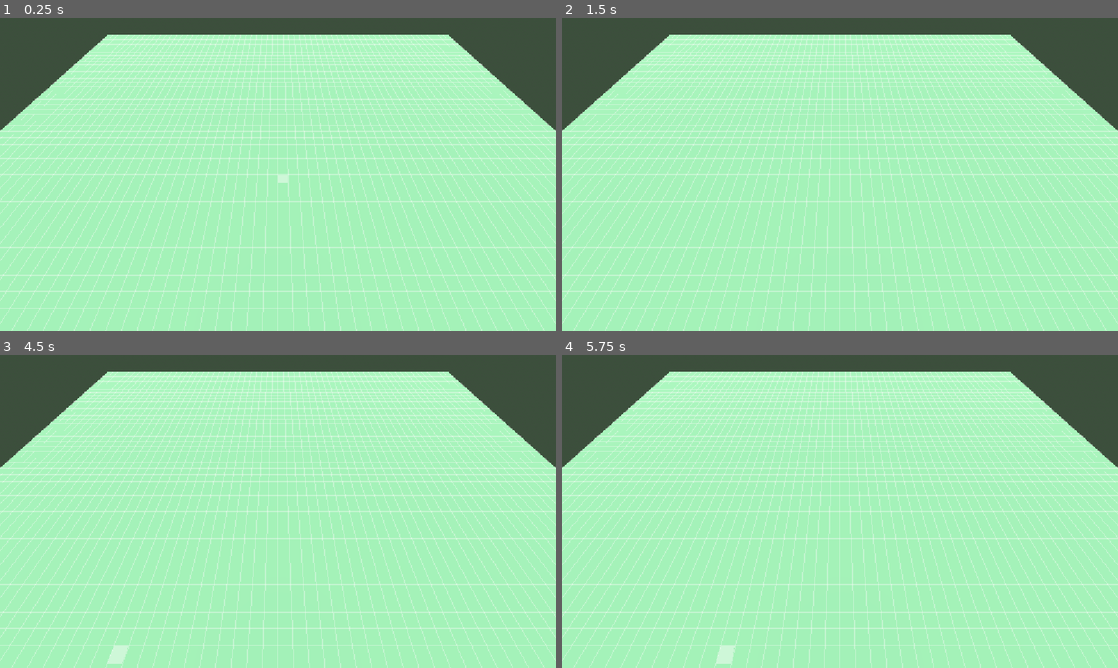
Above: before the commit, frames 1-4 (two rows, left to right).
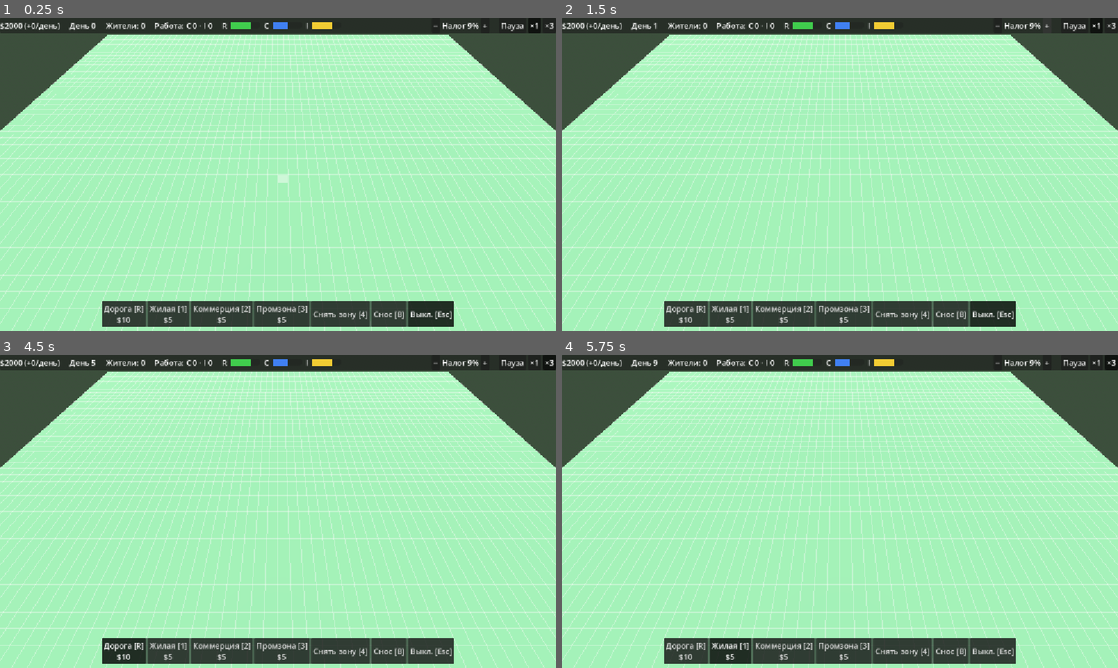
Above: after the commit, the same moments.

Repository: OmakJack/mygame
Game: Godot game, scene res://scenes/main.tscn
The game is run twice, just before and just after one commit, with the same random seed, the same clock (stepped at 60 frames per second) and the same inputs.
Inputs (mouse positions are in pixels of both pictures, inside the frame that each line leads up to):
- Up to frame 1 (0.25 s): no input
- Up to frame 2 (1.5 s): click (995, 24) at 0.5 s, where only the run after the commit has a clickable "−"; click (1045, 24) at 1.25 s, where only the run after the commit has a clickable "+"
- Up to frame 3 (4.5 s): click (511, 361) at 2 s, where only the run after the commit has a clickable "Пауза"; click (533, 361) at 2.75 s, where only the run after the commit has a clickable "×1"; click (550, 361) at 3.5 s, where only the run after the commit has a clickable "×3"; click (122, 652) at 4.25 s, where only the run after the commit has a clickable "Дорога [R] $10"
- Up to frame 4 (5.75 s): click (728, 652) at 5 s, where only the run after the commit has a clickable "Жилая [1] $5"

The runs differ from the first frame. In frame 1, 9.9% of the frame differs, in the area x 0-100%, y 0-99%; in frame 2, 9.9%; in frame 3, 9.9%; in frame 4, 9.9%.

Commit message:
Фаза 5: экономика и интерфейс — MVP готов
Co-Authored-By: Claude Opus 5.5 <noreply@anthropic.com>

Diff:
--- a/scenes/main.tscn
+++ b/scenes/main.tscn
@@ -10,6 +10,7 @@
 [ext_resource type="Script" path="res://scripts/grid/zone_visualizer.gd" id="8_zones"]
 [ext_resource type="Script" path="res://scripts/grid/building_visualizer.gd" id="9_buildings"]
 [ext_resource type="Script" path="res://scripts/simulation/simulation.gd" id="10_sim"]
+[ext_resource type="PackedScene" path="res://scenes/ui/hud.tscn" id="11_hud"]
 
 [sub_resource type="ProceduralSkyMaterial" id="sky_mat"]
 sky_top_color = Color(0.35, 0.55, 0.85, 1)
@@ -78,3 +79,5 @@
 
 [node name="Simulation" type="Node" parent="."]
 script = ExtResource("10_sim")
+
+[node name="HUD" parent="." instance=ExtResource("11_hud")]
--- /dev/null
+++ b/scenes/ui/hud.tscn
@@ -0,0 +1,90 @@
+[gd_scene load_steps=2 format=3]
+
+[ext_resource type="Script" path="res://scripts/ui/hud.gd" id="1_hud"]
+
+[node name="HUD" type="CanvasLayer"]
+script = ExtResource("1_hud")
+
+[node name="Root" type="Control" parent="."]
+layout_mode = 3
+anchors_preset = 15
+anchor_right = 1.0
+anchor_bottom = 1.0
+grow_horizontal = 2
+grow_vertical = 2
+mouse_filter = 2
+
+[node name="TopBar" type="PanelContainer" parent="Root"]
+layout_mode = 1
+anchors_preset = 10
+anchor_right = 1.0
+grow_horizontal = 2
+
+[node name="Row" type="HBoxContainer" parent="Root/TopBar"]
+layout_mode = 2
+theme_override_constants/separation = 20
+
+[node name="MoneyLabel" type="Label" parent="Root/TopBar/Row"]
+unique_name_in_owner = true
+layout_mode = 2
+
+[node name="DayLabel" type="Label" parent="Root/TopBar/Row"]
+unique_name_in_owner = true
+layout_mode = 2
+
+[node name="PopLabel" type="Label" parent="Root/TopBar/Row"]
+unique_name_in_owner = true
+layout_mode = 2
+
+[node name="JobsLabel" type="Label" parent="Root/TopBar/Row"]
+unique_name_in_owner = true
+layout_mode = 2
+
+[node name="Demand" type="HBoxContainer" parent="Root/TopBar/Row"]
+unique_name_in_owner = true
+layout_mode = 2
+theme_override_constants/separation = 8
+
+[node name="Spacer" type="Control" parent="Root/TopBar/Row"]
+layout_mode = 2
+size_flags_horizontal = 3
+mouse_filter = 2
+
+[node name="Tax" type="HBoxContainer" parent="Root/TopBar/Row"]
+layout_mode = 2
+
+[node name="TaxDown" type="Button" parent="Root/TopBar/Row/Tax"]
+unique_name_in_owner = true
+layout_mode = 2
+focus_mode = 0
+text = "−"
+
+[node name="TaxLabel" type="Label" parent="Root/TopBar/Row/Tax"]
+unique_name_in_owner = true
+layout_mode = 2
+
+[node name="TaxUp" type="Button" parent="Root/TopBar/Row/Tax"]
+unique_name_in_owner = true
+layout_mode = 2
+focus_mode = 0
+text = "+"
+
+[node name="Speed" type="HBoxContainer" parent="Root/TopBar/Row"]
+unique_name_in_owner = true
+layout_mode = 2
+
+[node name="Toolbar" type="PanelContainer" parent="Root"]
+layout_mode = 1
+anchors_preset = 7
+anchor_left = 0.5
+anchor_top = 1.0
+anchor_right = 0.5
+anchor_bottom = 1.0
+offset_top = -8.0
+offset_bottom = -8.0
+grow_horizontal = 2
+grow_vertical = 0
+
+[node name="Tools" type="HBoxContainer" parent="Root/Toolbar"]
+unique_name_in_owner = true
+layout_mode = 2
--- a/scripts/autoload/events.gd
+++ b/scripts/autoload/events.gd
@@ -14,6 +14,22 @@
 @warning_ignore("unused_signal")
 signal sim_tick()
 
-## После тика в GameState обновлены население, рабочие места и спрос.
+## В GameState обновлены деньги, население, рабочие места и спрос (после тика или изменений вне тика).
 @warning_ignore("unused_signal")
 signal stats_changed()
+
+## UI просит сменить инструмент (BuildTool.Mode).
+@warning_ignore("unused_signal")
+signal tool_requested(mode: int)
+
+## Инструмент сменил режим (от кнопки или клавиши).
+@warning_ignore("unused_signal")
+signal tool_mode_changed(mode: int)
+
+## SimClock сменил скорость (0 — пауза).
+@warning_ignore("unused_signal")
+signal speed_changed(speed: int)
+
+## UI просит сменить налог, %. Границы проверяет simulation.gd.
+@warning_ignore("unused_signal")
+signal tax_rate_requested(rate: int)
--- a/scripts/autoload/game_state.gd
+++ b/scripts/autoload/game_state.gd
@@ -1,10 +1,14 @@
 extends Node
-## Состояние города: деньги, население, рабочие места, спрос, день и сетка.
-## Значения статистики пишет simulation.gd на каждом тике.
+## Состояние города: деньги, налог, население, рабочие места, спрос, день и сетка.
+## Статистику пишет simulation.gd, деньги меняет только Economy.
 
 var grid: CityGrid
-## Деньги — фаза 5.
-var money: int = 0
+var money: int = Economy.START_MONEY
+## Налог, %. Меняется через Events.tax_rate_requested.
+var tax_rate: int = Economy.DEFAULT_TAX_RATE
+## Доход и расходы за последний день (для UI).
+var income: int = 0
+var expenses: int = 0
 var population: int = 0
 var jobs_commercial: int = 0
 var jobs_industrial: int = 0
--- a/scripts/autoload/sim_clock.gd
+++ b/scripts/autoload/sim_clock.gd
@@ -40,7 +40,10 @@
 		return
 	if new_speed != 0:
 		_speed_before_pause = new_speed
+	if new_speed == speed:
+		return
 	speed = new_speed
+	Events.speed_changed.emit(speed)
 
 
 func toggle_pause() -> void:
--- a/scripts/data/building_catalog.gd
+++ b/scripts/data/building_catalog.gd
@@ -1,10 +1,16 @@
 class_name BuildingCatalog
 extends RefCounted
-## Все типы зданий из data/buildings/. Загружаются при первом обращении.
+## Все типы зданий из data/buildings/. Загружаются один раз при первом обращении;
+## отсортированный список и списки по зонам собираются тогда же.
 
 const DATA_DIR: String = "res://data/buildings/"
 
 static var _types: Dictionary[StringName, BuildingData] = {}
+static var _sorted: Array[BuildingData] = []
+## Зона → Array[BuildingData]. В объявлении тип значения — просто Array (вложенные типы
+## Godot не поддерживает), но кладём туда типизированные массивы.
+static var _by_zone: Dictionary[CityGrid.Zone, Array] = {}
+static var _empty: Array[BuildingData] = []
 static var _loaded: bool = false
 
 
@@ -14,18 +20,16 @@
 
 
 ## Все типы, отсортированные по id (порядок стабилен — на нём номера кусков MeshLibrary).
+## Возвращает общий массив — не изменять.
 static func all_types() -> Array[BuildingData]:
 	_ensure_loaded()
-	var result: Array[BuildingData] = []
-	result.assign(_types.values())
-	result.sort_custom(func(a: BuildingData, b: BuildingData) -> bool: return a.id < b.id)
-	return result
+	return _sorted
 
 
+## Типы зданий зоны. Возвращает общий массив — не изменять.
 static func types_for_zone(zone_type: CityGrid.Zone) -> Array[BuildingData]:
-	var result: Array[BuildingData] = []
-	result.assign(all_types().filter(func(data: BuildingData) -> bool: return data.zone == zone_type))
-	return result
+	_ensure_loaded()
+	return _by_zone.get(zone_type, _empty)
 
 
 static func _ensure_loaded() -> void:
@@ -40,7 +44,17 @@
 		if data == null:
 			push_error("BuildingCatalog: %s — не BuildingData" % file_name)
 			continue
+		if data.id.is_empty():
+			push_error("BuildingCatalog: пустой id в %s" % file_name)
+			continue
 		if _types.has(data.id):
 			push_error("BuildingCatalog: повтор id %s в %s" % [data.id, file_name])
 			continue
 		_types[data.id] = data
+	_sorted.assign(_types.values())
+	_sorted.sort_custom(func(a: BuildingData, b: BuildingData) -> bool: return a.id < b.id)
+	for data: BuildingData in _sorted:
+		if not _by_zone.has(data.zone):
+			var list: Array[BuildingData] = []
+			_by_zone[data.zone] = list
+		_by_zone[data.zone].append(data)
--- a/scripts/grid/city_grid.gd
+++ b/scripts/grid/city_grid.gd
@@ -87,14 +87,17 @@
 	return road_cells.has(cell)
 
 
+## Можно ли поставить дорогу (те же правила, что в set_road).
+func can_set_road(cell: Vector2i) -> bool:
+	return is_in_bounds(cell) and tile_type[index_of(cell)] == Tile.EMPTY
+
+
 ## Ставит дорогу. Единственное место изменения дорог.
 ## Возвращает true, если клетка изменилась. Сигнал шлёт вызывающий (пакетом).
 func set_road(cell: Vector2i) -> bool:
-	if not is_in_bounds(cell):
-		return false
-	var i: int = index_of(cell)
-	if tile_type[i] != Tile.EMPTY:
-		return false
+	if not can_set_road(cell):
+		return false
+	var i: int = index_of(cell)
 	tile_type[i] = Tile.ROAD
 	zone[i] = Zone.NONE
 	road_cells[cell] = true
--- a/scripts/simulation/demand.gd
+++ b/scripts/simulation/demand.gd
@@ -1,7 +1,7 @@
 class_name Demand
 extends RefCounted
 ## Спрос R/C/I в [−1, 1]. Держит соотношение жители : заводы : магазины ≈ 1 : 0.7 : 0.3.
-## В фазе 5 из спроса вычитается налоговая поправка.
+## Налог выше нейтрального тормозит рост, ниже — ускоряет (tax_offset).
 
 ## Жители: стремятся к числу рабочих мест + стартовый буфер (пустому городу нужны первые дома).
 const R_BUFFER: float = 20.0
@@ -13,18 +13,24 @@
 ## Магазины: появляются после первых жителей.
 const C_SHARE: float = 0.3
 const C_SCALE: float = 30.0
+## Поправка спроса на каждый процент налога от нейтрального (Economy.DEFAULT_TAX_RATE).
+const TAX_SENSITIVITY: float = 0.08
 
 
-static func residential(population: int, jobs_commercial: int, jobs_industrial: int) -> float:
-	var target: float = jobs_commercial + jobs_industrial + R_BUFFER
-	return clampf((target - population) / R_SCALE, -1.0, 1.0)
+static func tax_offset(tax_rate: int) -> float:
+	return (Economy.DEFAULT_TAX_RATE - tax_rate) * TAX_SENSITIVITY
 
 
-static func industrial(population: int, jobs_industrial: int) -> float:
-	var target: float = population * I_SHARE + I_BUFFER
-	return clampf((target - jobs_industrial) / I_SCALE, -1.0, 1.0)
+static func residential(population: int, jobs_commercial: int, jobs_industrial: int, tax_rate: int) -> float:
+	var target: float = jobs_commercial + jobs_industrial + R_BUFFER
+	return clampf((target - population) / R_SCALE + tax_offset(tax_rate), -1.0, 1.0)
 
 
-static func commercial(population: int, jobs_commercial: int) -> float:
+static func industrial(population: int, jobs_industrial: int, tax_rate: int) -> float:
+	var target: float = population * I_SHARE + I_BUFFER
+	return clampf((target - jobs_industrial) / I_SCALE + tax_offset(tax_rate), -1.0, 1.0)
+
+
+static func commercial(population: int, jobs_commercial: int, tax_rate: int) -> float:
 	var target: float = population * C_SHARE
-	return clampf((target - jobs_commercial) / C_SCALE, -1.0, 1.0)
+	return clampf((target - jobs_commercial) / C_SCALE + tax_offset(tax_rate), -1.0, 1.0)
--- /dev/null
+++ b/scripts/simulation/economy.gd
@@ -0,0 +1,45 @@
+class_name Economy
+extends RefCounted
+## Деньги: цены, налоги, содержание. Единственное место изменения GameState.money —
+## spend() при строительстве и apply_day() в тике.
+
+const START_MONEY: int = 2000
+## Цены за реально изменённую клетку. Снос и снятие зоны — бесплатно.
+const ROAD_COST: int = 10
+const ZONE_COST: int = 5
+## Содержание дорог за день, $ за клетку.
+const ROAD_UPKEEP: float = 0.2
+## Налог, %.
+const DEFAULT_TAX_RATE: int = 9
+const MIN_TAX_RATE: int = 0
+const MAX_TAX_RATE: int = 20
+## Доход за день = (жители + рабочие места) · налог(%) · TAX_FACTOR.
+const TAX_FACTOR: float = 0.01
+
+
+static func can_afford(amount: int) -> bool:
+	return amount <= 0 or GameState.money >= amount
+
+
+## Списывает деньги за строительство. Возвращает false, если не хватает.
+static func spend(amount: int) -> bool:
+	if not can_afford(amount):
+		return false
+	GameState.money -= amount
+	return true
+
+
+static func daily_income(population: int, jobs: int, tax_rate: int) -> int:
+	return roundi((population + jobs) * tax_rate * TAX_FACTOR)
+
+
+static func daily_expenses(road_cells: int) -> int:
+	return roundi(road_cells * ROAD_UPKEEP)
+
+
+## Начисляет доход и списывает расходы за день; записывает их в GameState для UI.
+static func apply_day() -> void:
+	var jobs: int = GameState.jobs_commercial + GameState.jobs_industrial
+	GameState.income = daily_income(GameState.population, jobs, GameState.tax_rate)
+	GameState.expenses = daily_expenses(GameState.grid.road_cells.size())
+	GameState.money += GameState.income - GameState.expenses
--- a/scripts/simulation/simulation.gd
+++ b/scripts/simulation/simulation.gd
@@ -1,18 +1,24 @@
 extends Node
-## Порядок одного тика симуляции: заброшенные здания → рост → подсчёт → спрос → сигналы.
+## Порядок одного тика симуляции: заброшенные здания → рост → подсчёт → спрос → деньги → сигналы.
+## Вне тика (снос на паузе, налог, новая сетка) тоже пересчитывает статистику для UI.
 ## Узлы сцены не ищет: работает с GameState и Events.
 
 ## Через сколько тиков без доступа к дороге здание сносится.
 const ABANDON_TICKS: int = 3
 
 var _rng := RandomNumberGenerator.new()
+## Идёт тик: свой же cells_changed не пересчитываем второй раз.
+var _in_tick: bool = false
 
 
 func _ready() -> void:
 	_rng.randomize()
 	Events.sim_tick.connect(_on_sim_tick)
+	Events.cells_changed.connect(_on_cells_changed)
+	Events.grid_reset.connect(_refresh_stats)
+	Events.tax_rate_requested.connect(_on_tax_rate_requested)
 	# Спрос пустого города — чтобы первые дома выросли уже на первом тике.
-	_update_stats()
+	_refresh_stats()
 
 
 func _on_sim_tick() -> void:
@@ -21,8 +27,29 @@
 	_abandon_buildings(grid, changed)
 	_grow(grid, changed)
 	_update_stats()
+	Economy.apply_day()
 	if not changed.is_empty():
+		_in_tick = true
 		Events.cells_changed.emit(changed)
+		_in_tick = false
+	Events.stats_changed.emit()
+
+
+func _on_cells_changed(_cells: Array[Vector2i]) -> void:
+	if not _in_tick:
+		_refresh_stats()
+
+
+func _on_tax_rate_requested(rate: int) -> void:
+	var clamped: int = clampi(rate, Economy.MIN_TAX_RATE, Economy.MAX_TAX_RATE)
+	if clamped == GameState.tax_rate:
+		return
+	GameState.tax_rate = clamped
+	_refresh_stats()
+
+
+func _refresh_stats() -> void:
+	_update_stats()
 	Events.stats_changed.emit()
 
 
@@ -73,6 +100,7 @@
 	GameState.population = population
 	GameState.jobs_commercial = jobs_commercial
 	GameState.jobs_industrial = jobs_industrial
-	GameState.demand_r = Demand.residential(population, jobs_commercial, jobs_industrial)
-	GameState.demand_c = Demand.commercial(population, jobs_commercial)
-	GameState.demand_i = Demand.industrial(population, jobs_industrial)
+	var tax_rate: int = GameState.tax_rate
+	GameState.demand_r = Demand.residential(population, jobs_commercial, jobs_industrial, tax_rate)
+	GameState.demand_c = Demand.commercial(population, jobs_commercial, tax_rate)
+	GameState.demand_i = Demand.industrial(population, jobs_industrial, tax_rate)
--- a/scripts/tools/build_tool.gd
+++ b/scripts/tools/build_tool.gd
@@ -1,6 +1,8 @@
+class_name BuildTool
 extends Node
 ## Инструменты строительства: дорога, снос, зоны.
 ## Меняет клетки только через CityGrid и шлёт один Events.cells_changed на операцию.
+## Платные режимы списывают деньги через Economy и останавливаются, когда денег нет.
 
 enum Mode { NONE, ROAD, BULLDOZE, ZONE_R, ZONE_C, ZONE_I, DEZONE }
 
@@ -20,6 +22,14 @@
 	Mode.ZONE_C: CityGrid.Zone.COMMERCIAL,
 	Mode.ZONE_I: CityGrid.Zone.INDUSTRIAL,
 	Mode.DEZONE: CityGrid.Zone.NONE,
+}
+
+## Цена за реально изменённую клетку. Чего нет в словаре — бесплатно.
+const MODE_COSTS: Dictionary[Mode, int] = {
+	Mode.ROAD: Economy.ROAD_COST,
+	Mode.ZONE_R: Economy.ZONE_COST,
+	Mode.ZONE_C: Economy.ZONE_COST,
+	Mode.ZONE_I: Economy.ZONE_COST,
 }
 
 ## Горячие клавиши режимов (действия из project.godot).
@@ -48,6 +58,11 @@
 
 func _ready() -> void:
 	cursor.set_color(CURSOR_COLORS[mode])
+	Events.tool_requested.connect(func(requested: int) -> void: _set_mode(requested as Mode))
+
+
+static func cost_of(tool_mode: Mode) -> int:
+	return MODE_COSTS.get(tool_mode, 0)
 
 
 func _process(_delta: float) -> void:
@@ -95,6 +110,7 @@
 	mode = new_mode
 	_end_drag()
 	cursor.set_color(CURSOR_COLORS[mode])
+	Events.tool_mode_changed.emit(mode)
 
 
 func _update_drag(end: Vector2i) -> void:
@@ -110,7 +126,35 @@
 			var zone_type: CityGrid.Zone = MODE_ZONES[mode]
 			_drag_cells = _rect_cells(_drag_start, _drag_end).filter(
 				func(cell: Vector2i) -> bool: return grid.can_zone(cell, zone_type))
+	_drag_cells = _affordable(_drag_cells)
 	preview.show_cells(_drag_cells, CURSOR_COLORS[mode])
+
+
+## Обрезает клетки операции там, где кончаются деньги. Клетки, которые не изменятся
+## (например, уже есть дорога), бесплатны и не обрезаются.
+func _affordable(cells: Array[Vector2i]) -> Array[Vector2i]:
+	var cost: int = cost_of(mode)
+	if cost == 0:
+		return cells
+	var budget: int = GameState.money
+	var result: Array[Vector2i] = []
+	for cell: Vector2i in cells:
+		if _would_change(cell):
+			if budget < cost:
+				break
+			budget -= cost
+		result.append(cell)
+	return result
+
+
+func _would_change(cell: Vector2i) -> bool:
+	var grid: CityGrid = GameState.grid
+	match mode:
+		Mode.ROAD:
+			return grid.can_set_road(cell)
+		Mode.ZONE_R, Mode.ZONE_C, Mode.ZONE_I, Mode.DEZONE:
+			return grid.can_zone(cell, MODE_ZONES[mode])
+	return true
 
 
 func _end_drag() -> void:
@@ -121,8 +165,12 @@
 
 func _apply() -> void:
 	var grid: CityGrid = GameState.grid
+	var cost: int = cost_of(mode)
 	var changed: Array[Vector2i] = []
 	for cell: Vector2i in _drag_cells:
+		# Деньги могли измениться с момента превью — проверяем ещё раз.
+		if cost > 0 and _would_change(cell) and not Economy.can_afford(cost):
+			break
 		var did_change: bool = false
 		match mode:
 			Mode.ROAD:
@@ -132,6 +180,7 @@
 			Mode.ZONE_R, Mode.ZONE_C, Mode.ZONE_I, Mode.DEZONE:
 				did_change = grid.set_zone(cell, MODE_ZONES[mode])
 		if did_change:
+			Economy.spend(cost)
 			changed.append(cell)
 	if not changed.is_empty():
 		Events.cells_changed.emit(changed)
--- a/scripts/tools/cell_cursor.gd
+++ b/scripts/tools/cell_cursor.gd
@@ -48,7 +48,10 @@
 	has_ground_hit = hit != null
 	if has_ground_hit:
 		ground_cell = grid.world_to_grid(hit)
-	if not has_ground_hit or not grid.is_in_bounds(ground_cell):
+	# Над панелями UI курсор прячем, но ground_cell считаем дальше —
+	# начатое протягивание не обрывается, если мышь заехала на панель.
+	var over_ui: bool = get_viewport().gui_get_hovered_control() != null
+	if over_ui or not has_ground_hit or not grid.is_in_bounds(ground_cell):
 		has_cell = false
 		visible = false
 		return
--- /dev/null
+++ b/scripts/ui/hud.gd
@@ -0,0 +1,132 @@
+extends CanvasLayer
+## Панель статистики и кнопки. Состояние напрямую не меняет:
+## только сигналы Events и публичный SimClock.set_speed().
+
+## Кнопки инструментов: режим, название, клавиша.
+const TOOLS: Array[Dictionary] = [
+	{"mode": BuildTool.Mode.ROAD, "name": "Дорога", "key": "R"},
+	{"mode": BuildTool.Mode.ZONE_R, "name": "Жилая", "key": "1"},
+	{"mode": BuildTool.Mode.ZONE_C, "name": "Коммерция", "key": "2"},
+	{"mode": BuildTool.Mode.ZONE_I, "name": "Промзона", "key": "3"},
+	{"mode": BuildTool.Mode.DEZONE, "name": "Снять зону", "key": "4"},
+	{"mode": BuildTool.Mode.BULLDOZE, "name": "Снос", "key": "B"},
+	{"mode": BuildTool.Mode.NONE, "name": "Выкл.", "key": "Esc"},
+]
+const SPEEDS: Array[Dictionary] = [
+	{"speed": 0, "name": "Пауза"},
+	{"speed": 1, "name": "×1"},
+	{"speed": 3, "name": "×3"},
+]
+## Полоски спроса: подпись и цвет (как у зон).
+const DEMANDS: Array[Dictionary] = [
+	{"name": "R", "color": Color(0.25, 0.8, 0.3)},
+	{"name": "C", "color": Color(0.25, 0.5, 0.95)},
+	{"name": "I", "color": Color(0.95, 0.8, 0.2)},
+]
+const DEBT_COLOR := Color(1.0, 0.35, 0.3)
+
+var _tool_buttons: Dictionary[int, Button] = {}
+var _speed_buttons: Dictionary[int, Button] = {}
+var _demand_bars: Array[ProgressBar] = []
+var _current_tool: int = BuildTool.Mode.NONE
+
+
+func _ready() -> void:
+	_build_demand_bars()
+	_build_speed_buttons()
+	_build_tool_buttons()
+	%TaxDown.pressed.connect(func() -> void: Events.tax_rate_requested.emit(GameState.tax_rate - 1))
+	%TaxUp.pressed.connect(func() -> void: Events.tax_rate_requested.emit(GameState.tax_rate + 1))
+	Events.stats_changed.connect(_refresh_stats)
+	Events.tool_mode_changed.connect(_on_tool_mode_changed)
+	Events.speed_changed.connect(_sync_speed_buttons)
+	_refresh_stats()
+	_sync_tool_buttons()
+	_sync_speed_buttons(SimClock.speed)
+
+
+func _refresh_stats() -> void:
+	var balance: int = GameState.income - GameState.expenses
+	%MoneyLabel.text = "$%d (%+d/день)" % [GameState.money, balance]
+	if GameState.money < 0:
+		%MoneyLabel.add_theme_color_override(&"font_color", DEBT_COLOR)
+	else:
+		%MoneyLabel.remove_theme_color_override(&"font_color")
+	%DayLabel.text = "День %d" % GameState.day
+	%PopLabel.text = "Жители: %d" % GameState.population
+	%JobsLabel.text = "Работа: C %d · I %d" % [GameState.jobs_commercial, GameState.jobs_industrial]
+	%TaxLabel.text = "Налог %d%%" % GameState.tax_rate
+	var demands: Array[float] = [GameState.demand_r, GameState.demand_c, GameState.demand_i]
+	for i: int in _demand_bars.size():
+		_demand_bars[i].value = demands[i]
+		_demand_bars[i].tooltip_text = "Спрос %s: %+.2f" % [DEMANDS[i].name, demands[i]]
+
+
+func _build_demand_bars() -> void:
+	for entry: Dictionary in DEMANDS:
+		var label := Label.new()
+		label.text = entry.name
+		%Demand.add_child(label)
+		var bar := ProgressBar.new()
+		bar.min_value = -1.0
+		bar.max_value = 1.0
+		bar.step = 0.01
+		bar.show_percentage = false
+		bar.custom_minimum_size = Vector2(60, 14)
+		bar.size_flags_vertical = Control.SIZE_SHRINK_CENTER
+		var fill := StyleBoxFlat.new()
+		fill.bg_color = entry.color
+		bar.add_theme_stylebox_override(&"fill", fill)
+		%Demand.add_child(bar)
+		_demand_bars.append(bar)
+
+
+func _build_speed_buttons() -> void:
+	for entry: Dictionary in SPEEDS:
+		var button := _make_button(entry.name)
+		var speed: int = entry.speed
+		button.pressed.connect(func() -> void:
+			SimClock.set_speed(speed)
+			# Повторный клик по активной кнопке не должен её «отжимать».
+			_sync_speed_buttons(SimClock.speed))
+		%Speed.add_child(button)
+		_speed_buttons[speed] = button
+
+
+func _build_tool_buttons() -> void:
+	for entry: Dictionary in TOOLS:
+		var mode: int = entry.mode
+		var text: String = "%s [%s]" % [entry.name, entry.key]
+		var cost: int = BuildTool.cost_of(mode)
+		if cost > 0:
+			text += "\n$%d" % cost
+		var button := _make_button(text)
+		button.pressed.connect(func() -> void:
+			Events.tool_requested.emit(mode)
+			_sync_tool_buttons())
+		%Tools.add_child(button)
+		_tool_buttons[mode] = button
+
+
+func _make_button(text: String) -> Button:
+	var button := Button.new()
+	button.text = text
+	button.toggle_mode = true
+	# Без фокуса: иначе Пробел нажимал бы последнюю кнопку вместо паузы.
+	button.focus_mode = Control.FOCUS_NONE
+	return button
+
+
+func _on_tool_mode_changed(mode: int) -> void:
+	_current_tool = mode
+	_sync_tool_buttons()
+
+
+func _sync_tool_buttons() -> void:
+	for mode: int in _tool_buttons:
+		_tool_buttons[mode].set_pressed_no_signal(mode == _current_tool)
+
+
+func _sync_speed_buttons(speed: int) -> void:
+	for value: int in _speed_buttons:
+		_speed_buttons[value].set_pressed_no_signal(value == speed)
Not shown: 1 places in scenes/main.tscn that only renumber resources
Not shown, added: scripts/simulation/economy.gd.uid
Not shown, added: scripts/ui/hud.gd.uid
Not shown, changed: docs/CHANGELOG.md
Not shown, changed: docs/TASKS.md
